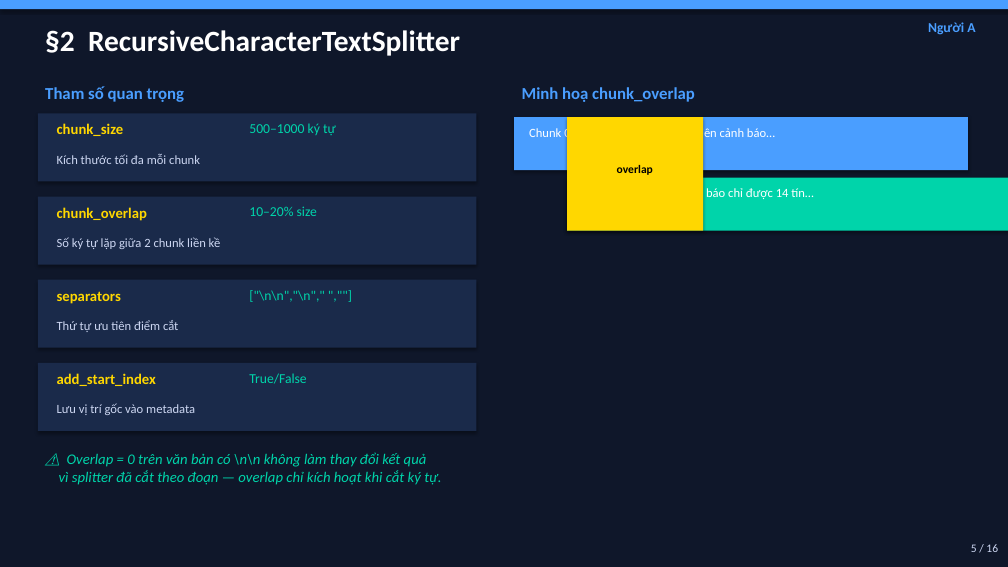
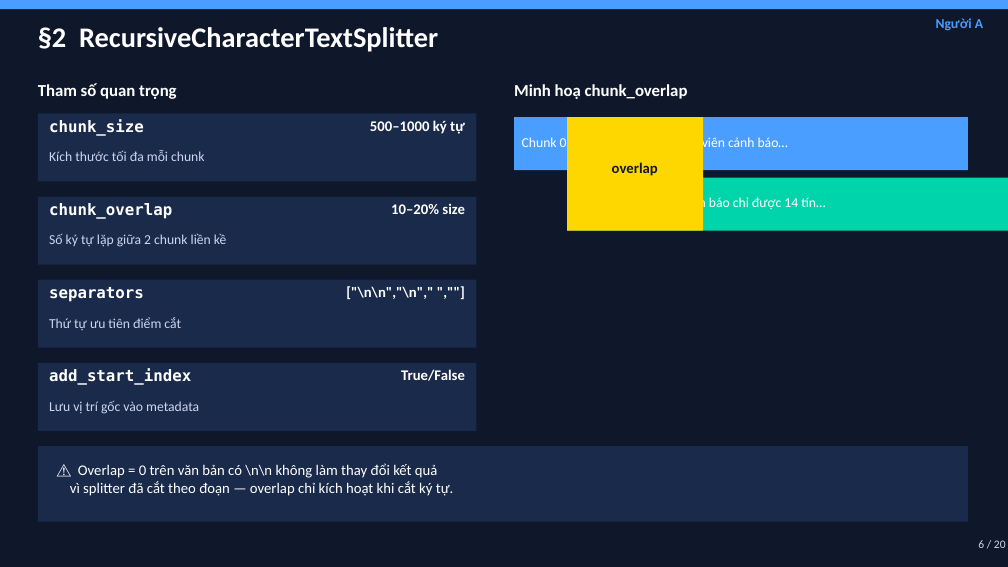
Before and after one commit to trinhminhkha24/b-i-t6-tu, a slide deck: slide 6 of LangChain_Presentation.pptx (slide 5 before the commit). Drawn at 1008x567 pixels with LibreOffice and Linux fonts; fonts in the diff are those of the drawing. Boxes give left, top, right and bottom in pixels: in the first picture for what was removed or moved away, otherwise in the second. Text is boxed around its words. In the diff, an @@ line names an element or a change of style, - is before the commit and + after.

```diff
--- a/LangChain_Presentation.pptx
+++ b/LangChain_Presentation.pptx
@@ text "§2 RecursiveCharacterTextSplitter" at (38, 27, 438, 52): size 28 to 27 pt @@
@@ text "Người A": place and size @@
-text "Người A" at (928, 22, 975, 35)
+text "Người A" at (936, 18, 983, 31)
@@ text "Tham số quan trọng" at (38, 83, 176, 99): text colour #4A9EFF to #FFFFFF @@
@@ text "Minh hoạ chunk_overlap" at (514, 84, 688, 99): text colour #4A9EFF to #FFFFFF @@
@@ text "500–1000 ký tự": place and size @@
-text "500–1000 ký tự" at (249, 123, 336, 135)
+text "500–1000 ký tự" at (370, 120, 465, 134)
@@ shadow off in 7 elements at (38, 113, 476, 181), (38, 197, 476, 265), (38, 280, 476, 348), (38, 363, 476, 431), (514, 117, 968, 170), (567, 178, 1008, 231), (567, 117, 703, 231) @@
@@ text "Chunk 0: …tối đa 24 ..." at (560, 135, 788, 151): size 12 to 13 pt; vertical alignment top to middle @@
@@ text "Chunk 1: Sinh viên cảnh ..." at (522, 135, 825, 212): size 12 to 13 pt; vertical alignment top to middle @@
@@ text "overlap" at (612, 162, 658, 176): size 11 to 14 pt, text colour #000000 to #0F172A @@
@@ text "10–20% size": place and size @@
-text "10–20% size" at (249, 206, 317, 216)
+text "10–20% size" at (391, 204, 464, 214)
@@ text "["\n\n","\n"," ",""]": place and size @@
-text "["\n\n","\n"," ",""]" at (249, 290, 325, 302)
+text "["\n\n","\n"," ",""]" at (346, 286, 433, 299)
@@ size 14 to 15 pt, font Calibri to DejaVu Sans Mono, text colour #FFD700 to #FFFFFF in 4 elements at (49, 119, 144, 136), (49, 203, 172, 219), (49, 287, 144, 302), (49, 368, 191, 385) @@
@@ size 13 to 14 pt, text colour #00D4AA to #FFFFFF, bold on; alignment left to right in 4 elements at (370, 120, 465, 134), (391, 204, 464, 214), (346, 286, 433, 299), (401, 369, 465, 381) @@
@@ text "True/False": place and size @@
-text "True/False" at (249, 373, 306, 384)
+text "True/False" at (401, 369, 465, 381)
@@ size 12 to 13 pt in 4 elements at (49, 150, 204, 161), (49, 234, 227, 247), (49, 317, 181, 330), (49, 401, 199, 414) @@
@@ rectangle added at (38, 446, 968, 522), fill #1A2A4A @@
@@ text at (70, 463, 454, 496): text changed; text colour #00D4AA to #FFFFFF; italic off @@
-⚠ Overlap = 0 trên văn bản có \n\n không làm thay đổi kết quả
-vì splitter đã cắt theo đoạn — overlap chỉ kích hoạt khi cắt ký tự.
+⚠ Overlap = 0 trên văn bản có \n\n không làm thay đổi kết quả
+vì splitter đã cắt theo đoạn — overlap chỉ kích hoạt khi cắt ký tự.
@@ text at (978, 540, 1006, 548): text changed @@
-5 / 16
+6 / 20
```
Also in this commit, not shown: 15 other slides changed, 4 slides added.
